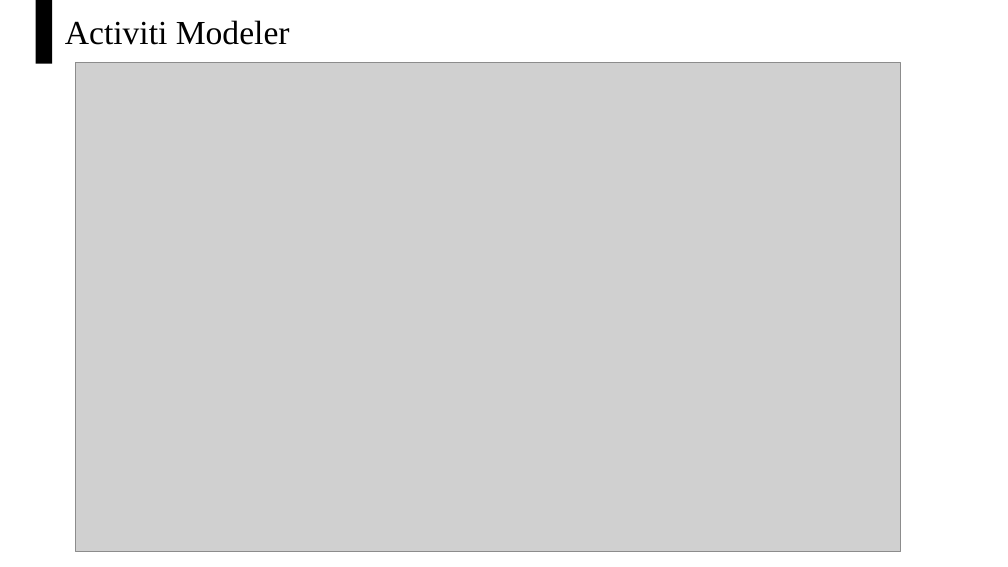
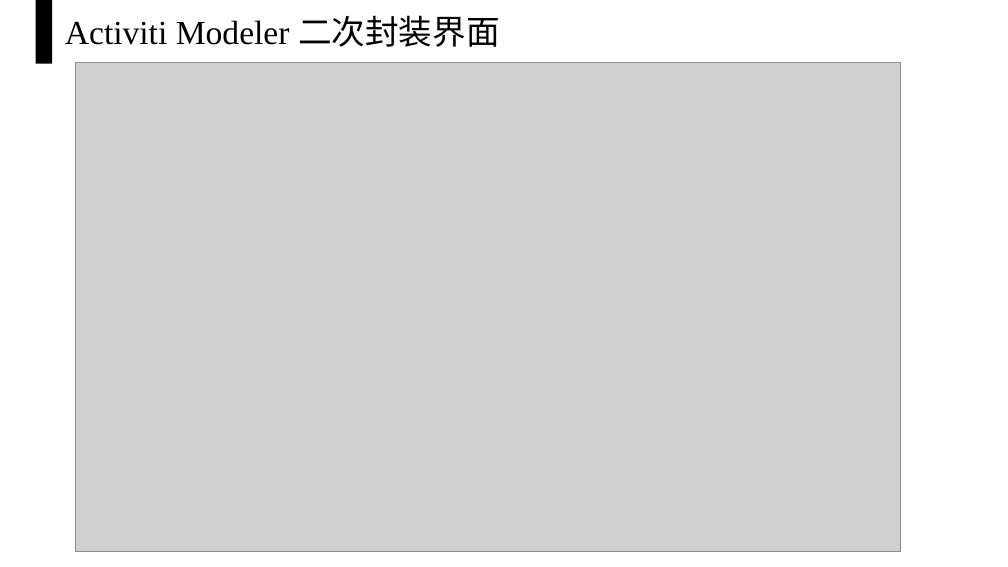
Before and after one commit to 447109919/activiti, a slide deck: slide 8 of 流程编排工具调研与选型报告.pptx (slide 7 before the commit). Drawn at 1008x567 pixels with LibreOffice and Linux fonts; fonts in the diff are those of the drawing; grey boxes stand for pictures. Boxes give left, top, right and bottom in pixels: in the first picture for what was removed or moved away, otherwise in the second. Text is boxed around its words. In the diff, an @@ line names an element or a change of style, - is before the commit and + after.

```diff
--- a/流程编排工具调研与选型报告.pptx
+++ b/流程编排工具调研与选型报告.pptx
@@ text at (65, 15, 500, 47): text changed @@
-Activiti Modeler
+Activiti Modeler 二次封装界面
```
Also in this commit, not shown: 2 other slides changed, 10 slides added, 26 slides removed.
